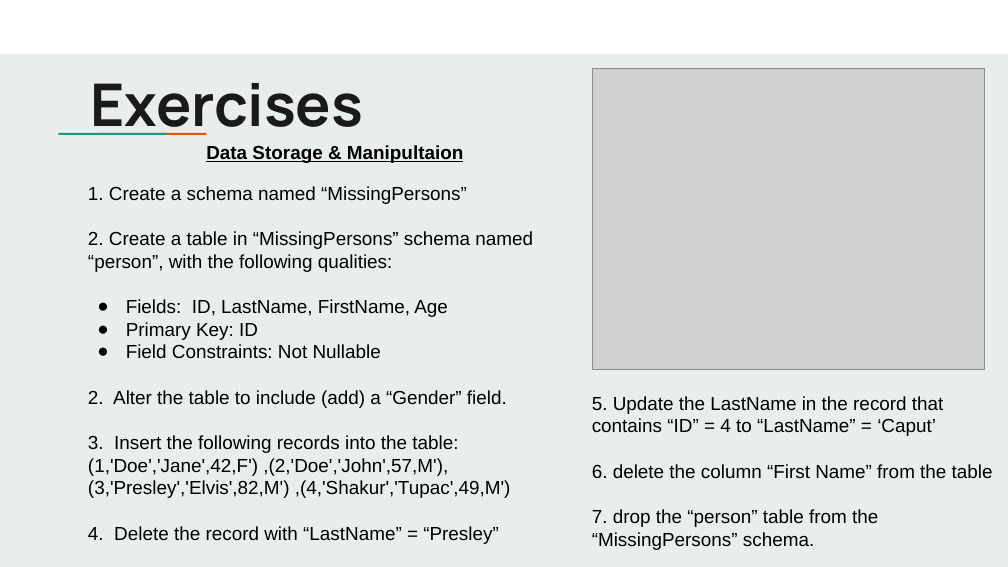
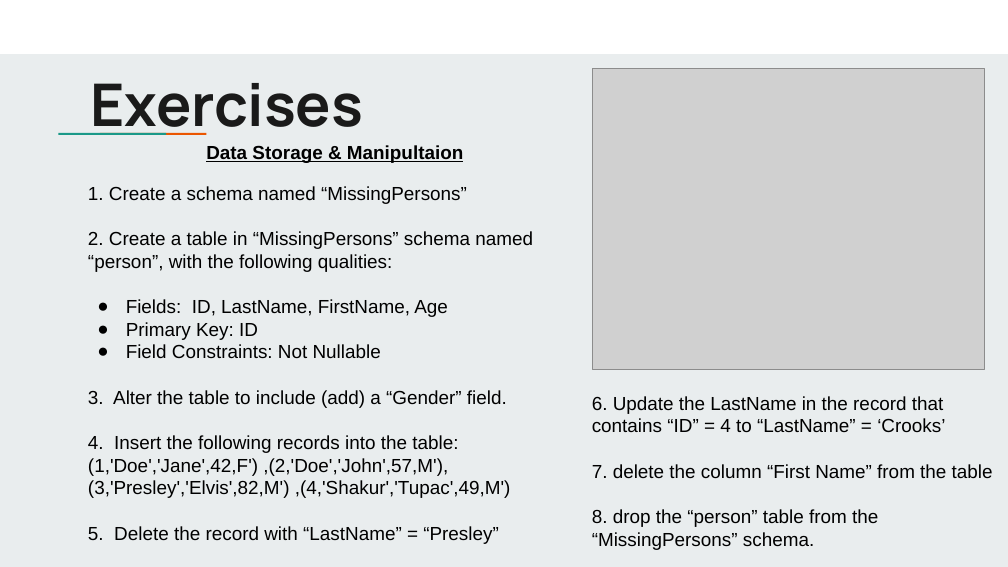
Before and after one commit to jbergmann56/OSDA-DataManipulationAndManagement, a slide deck: slide 14 of Lectures/Manipulating Data Pt. 1 (3).pptx. Drawn at 1008x567 pixels with LibreOffice and Linux fonts; fonts in the diff are those of the drawing; grey boxes stand for pictures. Boxes give left, top, right and bottom in pixels: in the first picture for what was removed or moved away, otherwise in the second. Text is boxed around its words. In the diff, an @@ line names an element or a change of style, - is before the commit and + after.

```diff
--- a/Lectures/Manipulating Data Pt. 1 (3).pptx
+++ b/Lectures/Manipulating Data Pt. 1 (3).pptx
@@ text at (x1=88, y1=390, x2=507, y2=453): text changed @@
-2. Alter the table to include (add) a “Gender” field.
-3. Insert the following records into the table:
+3. Alter the table to include (add) a “Gender” field.
+4. Insert the following records into the table:
@@ text at (x1=592, y1=396, x2=993, y2=550): text changed @@
-5. Update the LastName in the record that contains “ID” = 4 to “LastName” = ‘Caput’
-6. delete the column “First Name” from the table
-7. drop the “person” table from the “MissingPersons” schema.
+6. Update the LastName in the record that contains “ID” = 4 to “LastName” = ‘Crooks’
+7. delete the column “First Name” from the table
+8. drop the “person” table from the “MissingPersons” schema.
@@ text at (x1=88, y1=526, x2=499, y2=544): text changed @@
-4. Delete the record with “LastName” = “Presley”
+5. Delete the record with “LastName” = “Presley”
```
Also in this commit, not shown: 4 other slides changed, 3 slides added, 2 slides removed, 13 other files.
